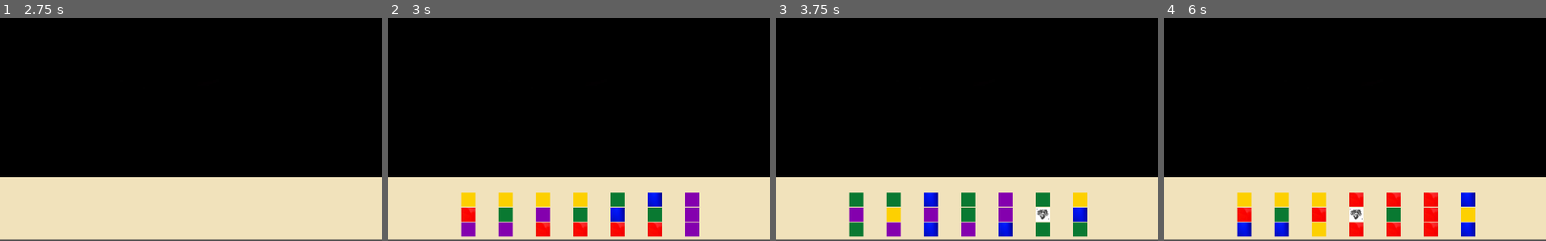
Above: before the commit, frames 1-4 (left to right).
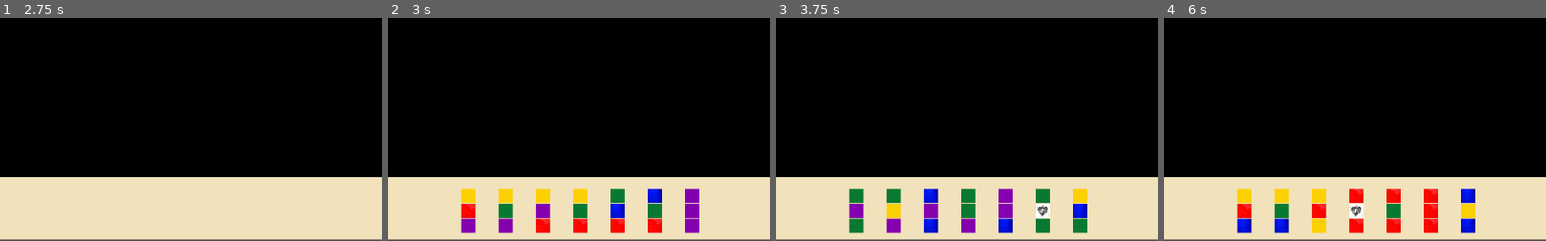
Above: after the commit, the same moments.

Repository: tartempion-sdr/chromino-V2
Game: Godot game, scene res://Node2D.tscn
The game is run twice, just before and just after one commit, with the same random seed, the same clock (stepped at 60 frames per second) and the same inputs.
Inputs (mouse positions are % of the whole screen's width and height, from its top left; square brackets give the same spot before the commit, where the layout moved):
- Up to frame 1 (2.75 s): click (94, 93) [22, 93] at 0.5 s; click (22, 93) [94, 93] at 1.25 s; click (10, 93) at 2 s
- Up to frame 2 (3 s): click "JETONS DISPONIBLE =" at 2.75 s
- Up to frame 3 (3.75 s): click "JETONS DISPONIBLE = 73" at 3.5 s
- Up to frame 4 (6 s): click "JETONS DISPONIBLE = 66" at 4.25 s; click "JETONS DISPONIBLE = 59" at 5 s; click "JETONS DISPONIBLE = 52" at 5.75 s
The pictures show only the part of the screen within x 28-78%, y 50-100%; the shares and areas given below are measured in that part.

Frame 1 is identical in both runs. In frame 2, 2.3% of the frame differs, in the area x 19-82%, y 76-99%; in frame 3, 2.3%; in frame 4, 2.6%.

Commit message:
faire defiler les pions ok stable

Diff:
--- a/Node2D.gd
+++ b/Node2D.gd
@@ -299,7 +299,18 @@
 
 	if len(list_affihe_position_porte_jetons) == 0:
 		print("pioche dabore")
-
+	elif len(list_affihe_position_porte_jetons) >= 0:
+
+		var prem_element = list_position_pioche_jetons.pop_front()
+		list_position_pioche_jetons.append(prem_element)
+
+		for f in len(list_affihe_position_porte_jetons):
+			var child_jeton = get_child(list_affihe_position_porte_jetons[f][5])
+
+			if child_jeton is Area2D:
+
+				child_jeton.position = list_position_pioche_jetons[f]
+				print(list_position_pioche_jetons)
 
 
 func _on_Button_gauche_button_down():
@@ -307,13 +318,24 @@
 
 	if len(list_affihe_position_porte_jetons) == 0:
 		print("pioche dabore")
-
+	elif len(list_affihe_position_porte_jetons) >= 0:
+
+		var last_element = list_position_pioche_jetons.pop_back()
+		list_position_pioche_jetons.insert(0, last_element)
+
+		for f in len(list_affihe_position_porte_jetons):
+
+			var child_jeton = get_child(list_affihe_position_porte_jetons[f][5])
+
+			if child_jeton is Area2D:
+				child_jeton.position = list_position_pioche_jetons[f]
 
 func _on_Button_tourne_button_down():
 
 	if len(list_affihe_position_porte_jetons) == 0:
 		print("pioche dabore")
-
+	elif len(list_affihe_position_porte_jetons) >= 0:
+		print()
 
 	elif len(list_affihe_position_porte_jetons) >= 0:
 		var child_jeton = get_child(list_affihe_position_porte_jetons[0][5])
--- a/Node2D.tscn
+++ b/Node2D.tscn
@@ -59,7 +59,7 @@
 text = "JETONS DISPONIBLE ="
 fit_content_height = true
 
-[node name="Button_droite" type="TextureButton" parent="TextureRect2"]
+[node name="Button_gauche2" type="TextureButton" parent="TextureRect2"]
 margin_left = 202.32
 margin_top = 21.5325
 margin_right = 242.32
@@ -70,7 +70,7 @@
 "_edit_use_anchors_": false
 }
 
-[node name="Button_gauche" type="TextureButton" parent="TextureRect2"]
+[node name="Button_droite" type="TextureButton" parent="TextureRect2"]
 margin_left = 947.136
 margin_top = 26.3829
 margin_right = 987.136
@@ -105,6 +105,6 @@
 [node name="jetons" parent="TextureRect2/TextureRect3" instance=ExtResource( 8 )]
 visible = false
 [connection signal="button_down" from="TextureRect2/Button_pioche" to="." method="_on_Button_pioche_button_down"]
+[connection signal="button_down" from="TextureRect2/Button_gauche2" to="." method="_on_Button_gauche_button_down"]
 [connection signal="button_down" from="TextureRect2/Button_droite" to="." method="_on_Button_droite_button_down"]
-[connection signal="button_down" from="TextureRect2/Button_gauche" to="." method="_on_Button_gauche_button_down"]
 [connection signal="button_down" from="TextureRect2/Button_tourne" to="." method="_on_Button_tourne_button_down"]
--- a/jetons.tscn
+++ b/jetons.tscn
@@ -6,16 +6,19 @@
 extents = Vector2( 8.5, 26.7559 )
 
 [node name="jetons" type="Area2D"]
+gravity_vec = Vector2( 0, 0 )
+gravity = 0.0
+linear_damp = 0.0
+angular_damp = 0.0
 
 [node name="CollisionShape2D" type="CollisionShape2D" parent="."]
-position = Vector2( 1, 1.5 )
 shape = SubResource( 1 )
 
 [node name="Spritemilieu" type="TextureRect" parent="CollisionShape2D"]
-margin_left = -11.0
-margin_top = -6.5
-margin_right = 8.0
-margin_bottom = 12.5
+margin_left = -10.0
+margin_top = -10.0
+margin_right = 9.0
+margin_bottom = 9.0
 texture = ExtResource( 1 )
 expand = true
 __meta__ = {
